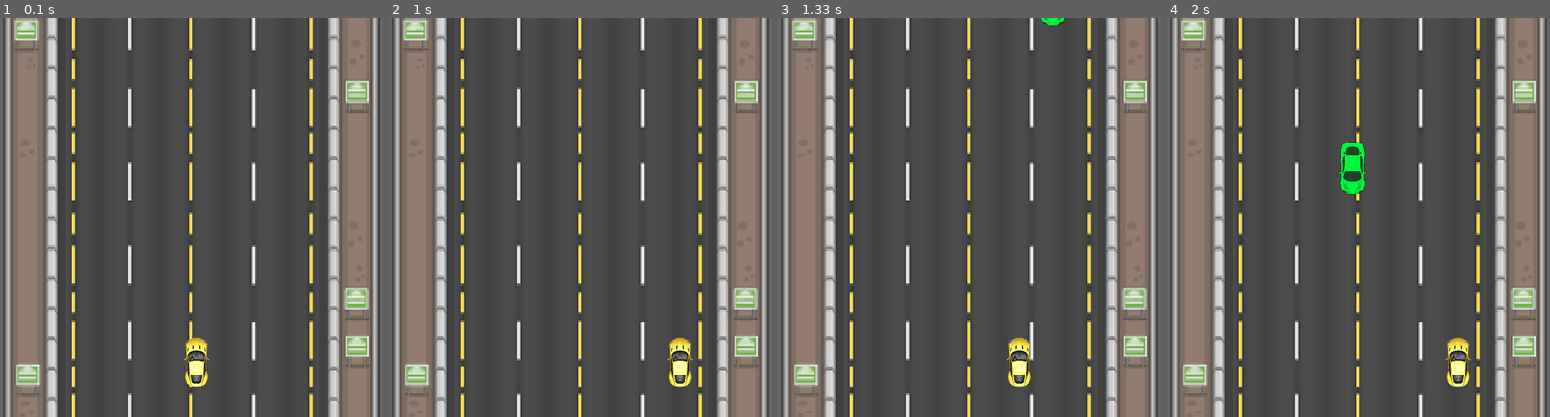
Above: before the commit, frames 1-4 (left to right).
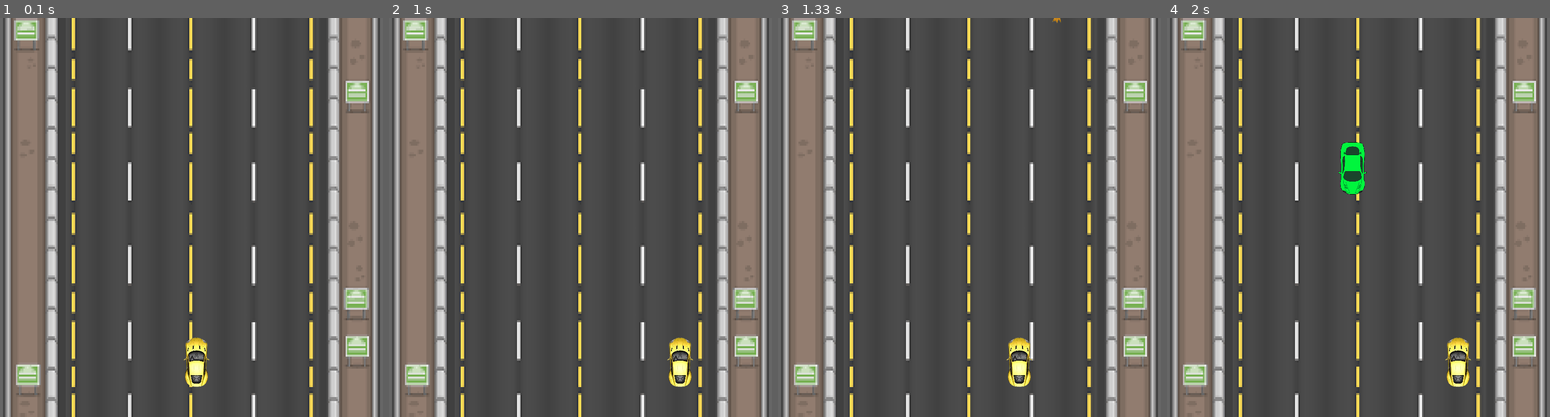
Above: after the commit, the same moments.

Repository: nazarivankevych/pygame_race
Game: pygame game, started from main.py
Same seed, same stepped clock (60 frames per second), same inputs: the game is played once before the commit and once after it.
Inputs:
- Up to frame 1 (0.1 s): no input
- Up to frame 2 (1 s): hold Right 0.33-0.97 s
- Up to frame 3 (1.33 s): hold Left from 1 s (still down); tap Space at 1.07 s
- Up to frame 4 (2 s): tap Space at 1.37, 1.57, 1.87 s; release Left at 1.47 s; hold Right 1.5-1.97 s

Frames 1-2 are identical in both runs. In frame 3, 0.1% of the frame differs, in the area x 68-75%, y 0-2%; in frame 4, nothing differs.

Commit message:
Rename variables, add new parameters

Diff:
--- a/main.py
+++ b/main.py
@@ -26,7 +26,7 @@
 carImg = pygame.image.load('img/car.png')
 carImg = pygame.transform.scale(carImg, (obj_width, obj_height))
 # time for finish
-count_time = 10
+count_time = 60
 start_ticks = pygame.time.get_ticks()
 # text and picture which we see after finishing
 finish_text = 'You win this Crazy Racing GAME ;)'
@@ -39,8 +39,9 @@
     gameDisplay.blit(carImg, (x, y))
 
 
-def obstacle(obj_startx, obj_starty, obj):
+def obstacle(car_startx, car_starty, obj):
     # background image set up
+    global obs_pic
     gameDisplay.blit(background, (0, 0))
     # create values for generated objects
     try:
@@ -50,7 +51,13 @@
         elif obj == 1:
             obs_pic = pygame.image.load('img/car3.png')
             obs_pic = pygame.transform.scale(obs_pic, (obj_width-35, obj_height+10))
-        gameDisplay.blit(obs_pic, (obj_startx, obj_starty))
+        elif obj == 2:
+            obs_pic = pygame.image.load('img/tree.png')
+            obs_pic = pygame.transform.scale(obs_pic, (obj_width-20, obj_height+10))
+        elif obj == 3:
+            obs_pic = pygame.image.load('img/ball.png')
+            obs_pic = pygame.transform.scale(obs_pic, (obj_width-15, obj_height+10))
+        gameDisplay.blit(obs_pic, (car_startx, car_starty))
     except UnboundLocalError:
         gameloop()
 
@@ -81,9 +88,9 @@
 def reveal_finish(line_startx, line_starty):
     # create values for generated finish
     try:
-        obs_pic = pygame.image.load('img/finish_line.png')
-        obs_pic = pygame.transform.scale(obs_pic, (finish_width, finish_height))
-        gameDisplay.blit(obs_pic, (line_startx, line_starty))
+        finish_img = pygame.image.load('img/finish_line.png')
+        finish_img = pygame.transform.scale(finish_img, (finish_width, finish_height))
+        gameDisplay.blit(finish_img, (line_startx, line_starty))
     except UnboundLocalError:
         gameloop()
 
@@ -117,11 +124,11 @@
     line_speed = 7
     object_width = 50
     object_height = 90
-    obj = random.randrange(0, 2)
+    obj = random.randrange(0, 4)
 
-    gameExit = False
+    game_exit = False
 
-    while not gameExit:
+    while not game_exit:
         for event in pygame.event.get():
             if event.type == pygame.QUIT:
                 pygame.quit()
@@ -161,8 +168,9 @@
             obj_startx = random.randrange(155, (display_width - 180))
             obj = random.randrange(0, 2)
         # colissions with another cars
-        if y < obj_starty + object_height:
-            if obj_startx < x < obj_startx + object_width or obj_startx < x + object_width < obj_startx + object_width:
+        if y <= obj_starty + object_height:
+            if obj_startx <= x <= obj_startx + object_width or \
+                    obj_startx <= x + object_width <= obj_startx + object_width:
                 crash()
         # set timer for creating a finish line after short time
         seconds = (pygame.time.get_ticks() - start_ticks) / 1000
